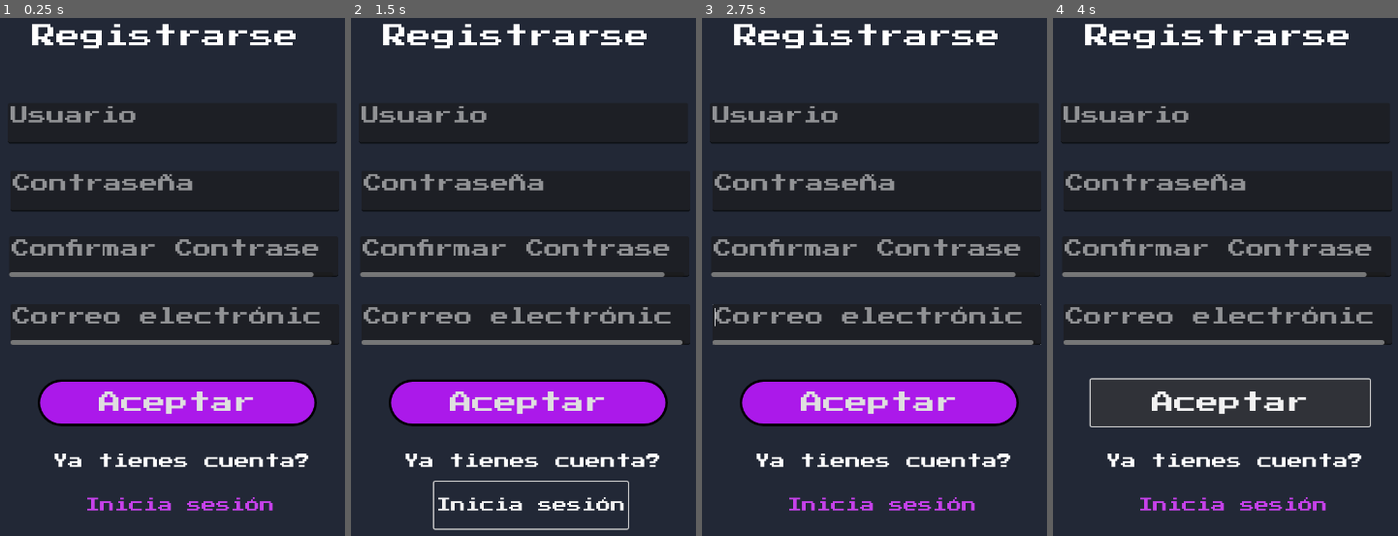
Above: before the commit, frames 1-4 (left to right).
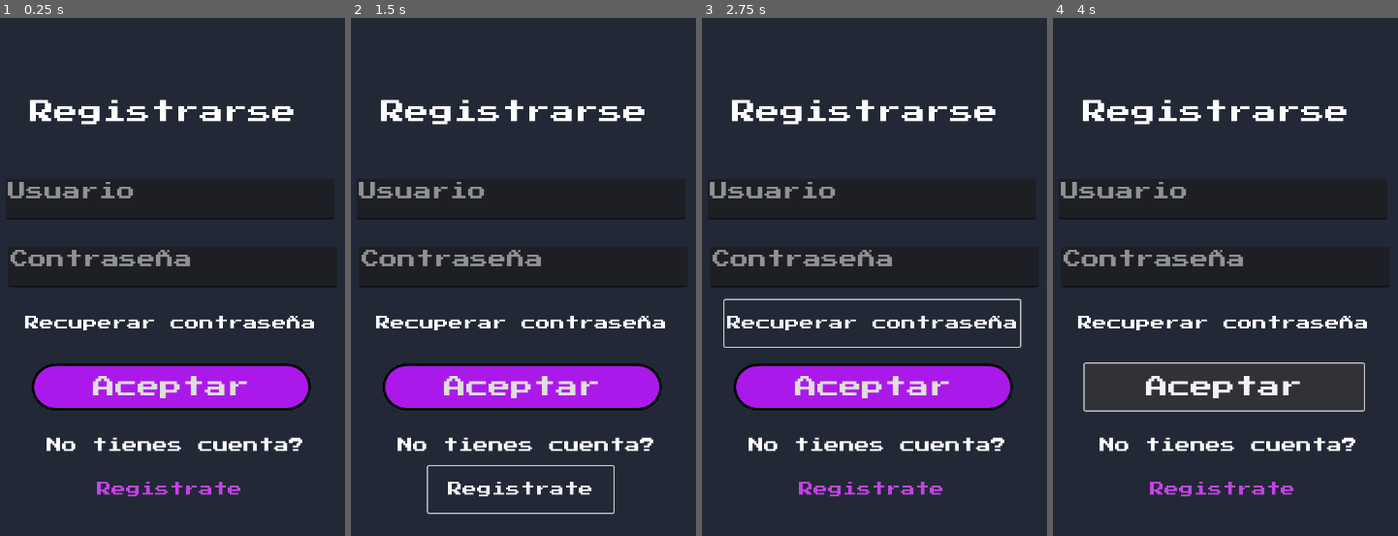
Above: after the commit, the same moments.

Repository: TonyCast2005/Galileo
Game: Godot game, scene res://escenas/usuario/registro/iniciarSesion.tscn
Two runs of this game, one before a commit and one after it. Both use one fixed random seed, a clock stepped at 60 frames per second and the inputs below. The project has no main scene, so this scene is started directly.
Inputs (mouse positions are in pixels of both pictures, inside the frame that each line leads up to):
- Up to frame 1 (0.25 s): no input
- Up to frame 2 (1.5 s): click (520, 489) at 0.5 s, where only the run after the commit has a clickable "Registrate"; click (530, 504) at 1.25 s, where only the run before the commit has a clickable "Inicia sesión"
- Up to frame 3 (2.75 s): click (871, 323) at 2 s, where only the run after the commit has a clickable "Recuperar contraseña"
- Up to frame 4 (4 s): click "Aceptar" at 2.75 s; click "Aceptar" at 3.5 s

The runs differ from the first frame. In frame 1, 20% of the frame differs, in the area x 1-99%, y 1-96%; in frame 2, 20%, in the area x 1-99%, y 1-99%; in frame 3, 20%; in frame 4, 15%.

Commit message:
interfaces registro

Diff:
--- /dev/null
+++ b/galileo/escenas/usuario/registro/RecuperarContrasena.tscn
@@ -0,0 +1,60 @@
+[gd_scene load_steps=3 format=3 uid="uid://dakur4qpeuka6"]
+
+[ext_resource type="Texture2D" uid="uid://dg3hdkwyh3ras" path="res://assets/sprites/primerapresa.png" id="1_4eias"]
+
+[sub_resource type="StyleBoxFlat" id="StyleBoxFlat_xxx5m"]
+bg_color = Color(0.567074, 0.15132, 0.818576, 1)
+corner_radius_top_left = 40
+corner_radius_top_right = 40
+corner_radius_bottom_right = 40
+corner_radius_bottom_left = 40
+
+[node name="RecuperarContrasena" type="Control"]
+layout_mode = 3
+anchors_preset = 15
+anchor_right = 1.0
+anchor_bottom = 1.0
+grow_horizontal = 2
+grow_vertical = 2
+
+[node name="ColorRect" type="ColorRect" parent="."]
+layout_mode = 1
+anchors_preset = 15
+anchor_right = 1.0
+anchor_bottom = 1.0
+grow_horizontal = 2
+grow_vertical = 2
+color = Color(0.133333, 0.156863, 0.211765, 1)
+
+[node name="TextEdit" type="TextEdit" parent="ColorRect"]
+layout_mode = 0
+offset_left = 75.0
+offset_top = 590.0
+offset_right = 638.0
+offset_bottom = 648.0
+theme_override_font_sizes/font_size = 22
+placeholder_text = "Correo electrónico"
+
+[node name="Label" type="Label" parent="."]
+layout_mode = 0
+offset_left = 62.0
+offset_top = 520.0
+offset_right = 662.0
+offset_bottom = 550.0
+theme_override_font_sizes/font_size = 30
+text = "Recuperar contraseña"
+
+[node name="Button" type="Button" parent="."]
+layout_mode = 0
+offset_left = 182.0
+offset_top = 678.0
+offset_right = 534.0
+offset_bottom = 734.0
+theme_override_constants/outline_size = 6
+theme_override_font_sizes/font_size = 23
+theme_override_styles/normal = SubResource("StyleBoxFlat_xxx5m")
+text = "recuperar"
+
+[node name="Primerapresa" type="Sprite2D" parent="."]
+position = Vector2(366, 446)
+texture = ExtResource("1_4eias")
--- a/galileo/escenas/usuario/registro/iniciarSesion.tscn
+++ b/galileo/escenas/usuario/registro/iniciarSesion.tscn
@@ -35,56 +35,51 @@
 
 [node name="Label" type="Label" parent="."]
 layout_mode = 0
-offset_left = 130.0
-offset_top = 175.0
-offset_right = 593.0
-offset_bottom = 272.0
+offset_left = 126.0
+offset_top = 300.0
+offset_right = 589.0
+offset_bottom = 397.0
 theme_override_fonts/font = ExtResource("1_bywbm")
 theme_override_font_sizes/font_size = 40
 text = "Registrarse"
 
 [node name="usuario" type="TextEdit" parent="."]
 layout_mode = 0
-offset_left = 90.0
-offset_top = 305.0
-offset_right = 633.0
-offset_bottom = 372.0
+offset_left = 86.0
+offset_top = 430.0
+offset_right = 629.0
+offset_bottom = 497.0
 theme_override_font_sizes/font_size = 30
 placeholder_text = "Usuario"
 
 [node name="contraseña" type="TextEdit" parent="."]
 layout_mode = 0
-offset_left = 94.0
-offset_top = 417.0
-offset_right = 637.0
-offset_bottom = 484.0
+offset_left = 90.0
+offset_top = 542.0
+offset_right = 633.0
+offset_bottom = 609.0
 theme_override_font_sizes/font_size = 30
 placeholder_text = "Contraseña"
 
-[node name="confirmarContraseña" type="TextEdit" parent="."]
+[node name="GetPass" type="Button" parent="."]
 layout_mode = 0
-offset_left = 92.0
-offset_top = 525.0
-offset_right = 635.0
-offset_bottom = 592.0
-theme_override_font_sizes/font_size = 30
-placeholder_text = "Confirmar Contraseña"
-
-[node name="correo" type="TextEdit" parent="."]
-layout_mode = 0
-offset_left = 94.0
-offset_top = 637.0
-offset_right = 637.0
-offset_bottom = 704.0
-theme_override_font_sizes/font_size = 30
-placeholder_text = "Correo electrónico"
+offset_left = 204.0
+offset_top = 904.0
+offset_right = 510.0
+offset_bottom = 981.0
+theme_override_colors/font_color = Color(0.775923, 0.25444, 0.915241, 1)
+theme_override_fonts/font = ExtResource("1_bywbm")
+theme_override_font_sizes/font_size = 24
+button_mask = 0
+text = "Registrate"
+flat = true
 
 [node name="aceptar" type="Button" parent="."]
 layout_mode = 0
-offset_left = 139.0
-offset_top = 761.0
-offset_right = 600.0
-offset_bottom = 838.0
+offset_left = 129.0
+offset_top = 735.0
+offset_right = 590.0
+offset_bottom = 812.0
 theme_override_fonts/font = ExtResource("1_bywbm")
 theme_override_font_sizes/font_size = 37
 theme_override_styles/normal = SubResource("StyleBoxFlat_wwn0v")
@@ -92,23 +87,23 @@
 
 [node name="Label2" type="Label" parent="."]
 layout_mode = 0
-offset_left = 164.0
-offset_top = 883.0
-offset_right = 589.0
-offset_bottom = 955.0
+offset_left = 154.0
+offset_top = 857.0
+offset_right = 579.0
+offset_bottom = 929.0
 theme_override_fonts/font = ExtResource("1_bywbm")
 theme_override_font_sizes/font_size = 25
-text = "Ya tienes cuenta?"
+text = "No tienes cuenta?"
 
-[node name="iniciarSesion" type="Button" parent="."]
+[node name="Registrar" type="Button" parent="."]
 layout_mode = 0
-offset_left = 214.0
-offset_top = 930.0
-offset_right = 520.0
-offset_bottom = 1007.0
-theme_override_colors/font_color = Color(0.775923, 0.25444, 0.915241, 1)
+offset_left = 114.0
+offset_top = 630.0
+offset_right = 602.0
+offset_bottom = 707.0
+theme_override_colors/font_color = Color(1, 1, 1, 1)
 theme_override_fonts/font = ExtResource("1_bywbm")
 theme_override_font_sizes/font_size = 24
 button_mask = 0
-text = "Inicia sesión"
+text = "Recuperar contraseña"
 flat = true
Binary file removed: galileo/assets/sprites/pixil-frame-0.png
Binary file added: galileo/assets/sprites/ui/Espacio/cohete rojo.png
Not shown, added: galileo/assets/sprites/ui/Espacio/cohete rojo.png.import
Binary file added: galileo/assets/sprites/ui/Espacio/cohete verde.png
Not shown, changed: galileo/assets/sprites/ui/Espacio/cohete verde.png.import
Binary file added: galileo/assets/sprites/ui/Espacio/despegar.gif
Binary file added: galileo/assets/sprites/ui/Espacio/despegue azul.gif
Binary file added: galileo/assets/sprites/ui/Espacio/espacioFondo.png
Not shown, added: galileo/assets/sprites/ui/Espacio/espacioFondo.png.import
Binary file added: galileo/assets/sprites/ui/Espacio/naveRoja.png
Not shown, added: galileo/assets/sprites/ui/Espacio/naveRoja.png.import
Binary file added: galileo/assets/sprites/ui/Espacio/naveverde.png
(and 40 more such lines)
